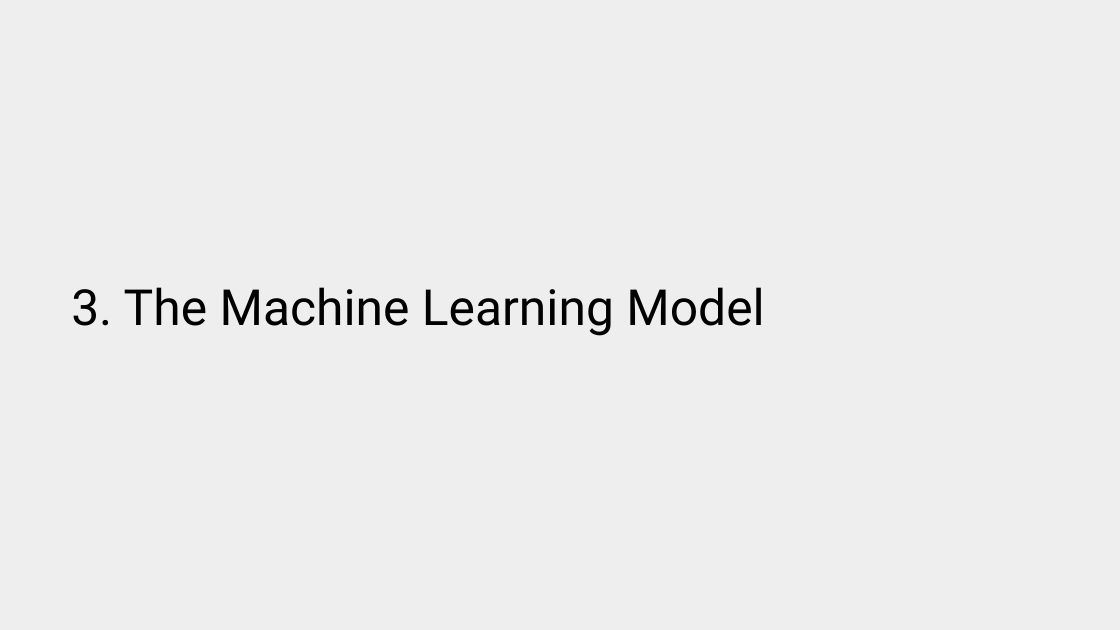
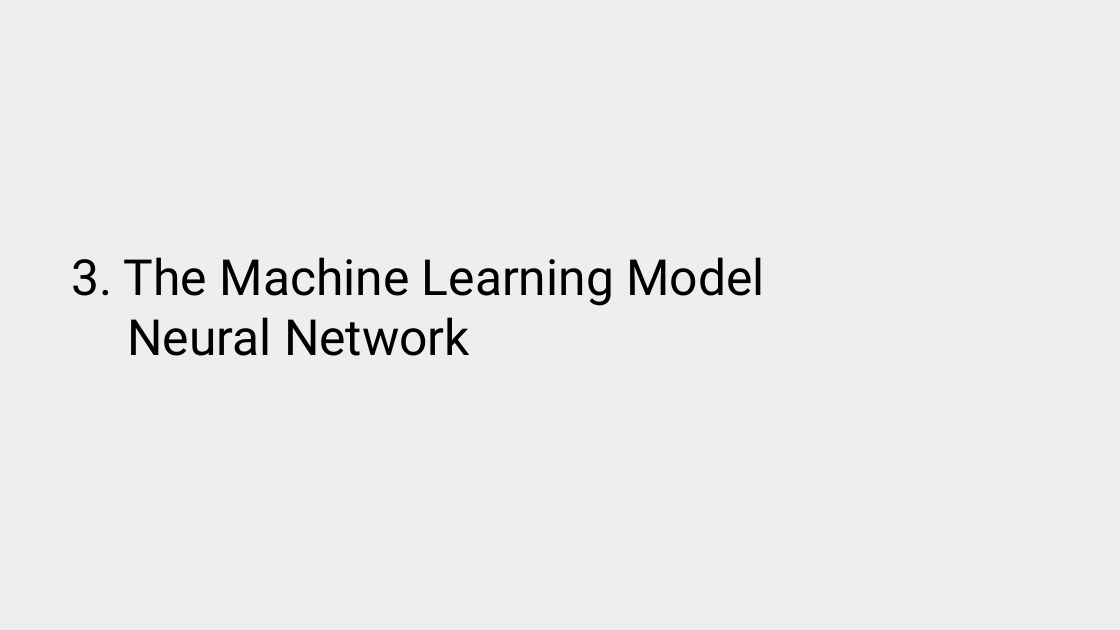
Before and after one commit to Maitha-mo/sampleGuys_final-project_dsml2021, a slide deck: slide 16 of Sample Guys _ Demo Day _ AstroLabs DS ML Bootcamp Oct Nov 2021.pptx (slide 13 before the commit). Drawn at 1120x630 pixels with LibreOffice and Linux fonts; fonts in the diff are those of the drawing. Boxes give left, top, right and bottom in pixels: in the first picture for what was removed or moved away, otherwise in the second. Text is boxed around its words. In the diff, an @@ line names an element or a change of style, - is before the commit and + after.

```diff
--- a/Sample Guys _ Demo Day _ AstroLabs DS ML Bootcamp Oct Nov 2021.pptx
+++ b/Sample Guys _ Demo Day _ AstroLabs DS ML Bootcamp Oct Nov 2021.pptx
@@ title at bbox=[127, 317, 470, 356]: paragraph added @@
+Neural Network
```
Also in this commit, not shown: 4 other slides changed, 8 slides added, 2 slides removed, 1 other file.
